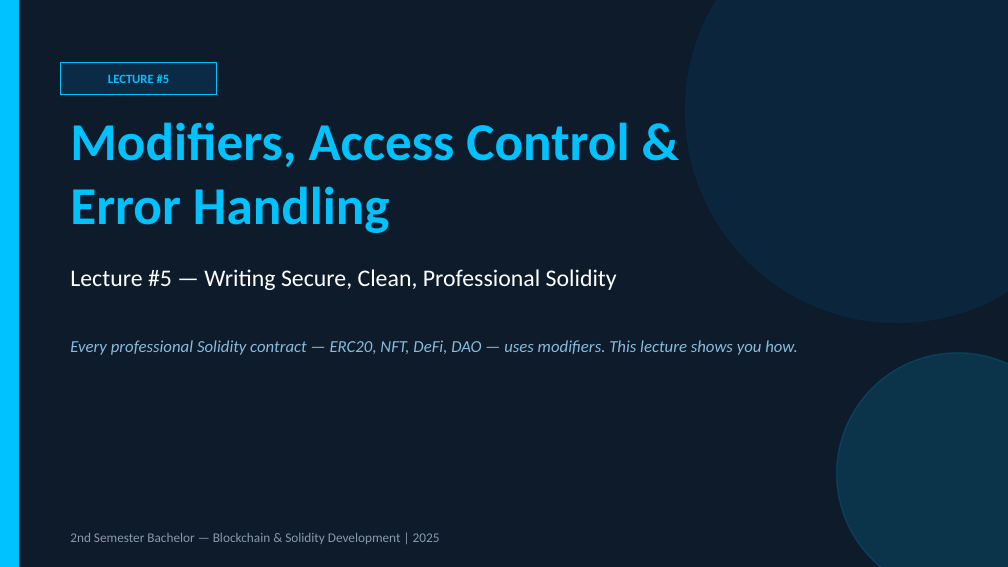
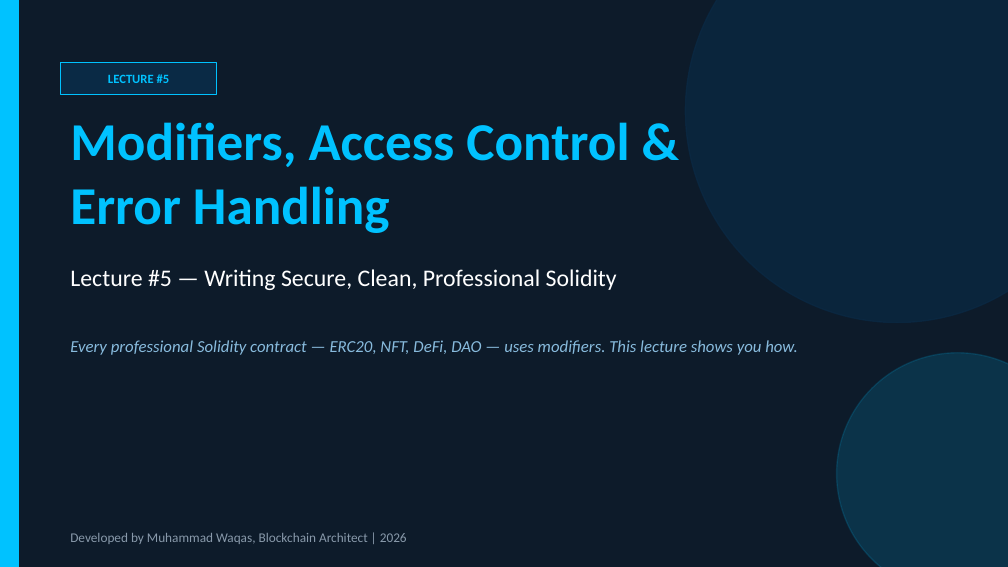
Before and after one commit to MuhammadWaqas4/Blockchain-Lectures, a slide deck: slide 1 of slides/Lecture5_Modifiers_AccessControl_ErrorHandling.pptx. Drawn at 1008x567 pixels with LibreOffice and Linux fonts; fonts in the diff are those of the drawing. Boxes give left, top, right and bottom in pixels: in the first picture for what was removed or moved away, otherwise in the second. Text is boxed around its words. In the diff, an @@ line names an element or a change of style, - is before the commit and + after.

Commit message:
Developed by Muhammad Waqas, Blockchain Architect

```diff
--- a/slides/Lecture5_Modifiers_AccessControl_ErrorHandling.pptx
+++ b/slides/Lecture5_Modifiers_AccessControl_ErrorHandling.pptx
@@ text at (70,533,407,544): text changed @@
-2nd Semester Bachelor — Blockchain & Solidity Development | 2025
+Developed by Muhammad Waqas, Blockchain Architect | 2026
```
Also in this commit, not shown: 2 other files.
